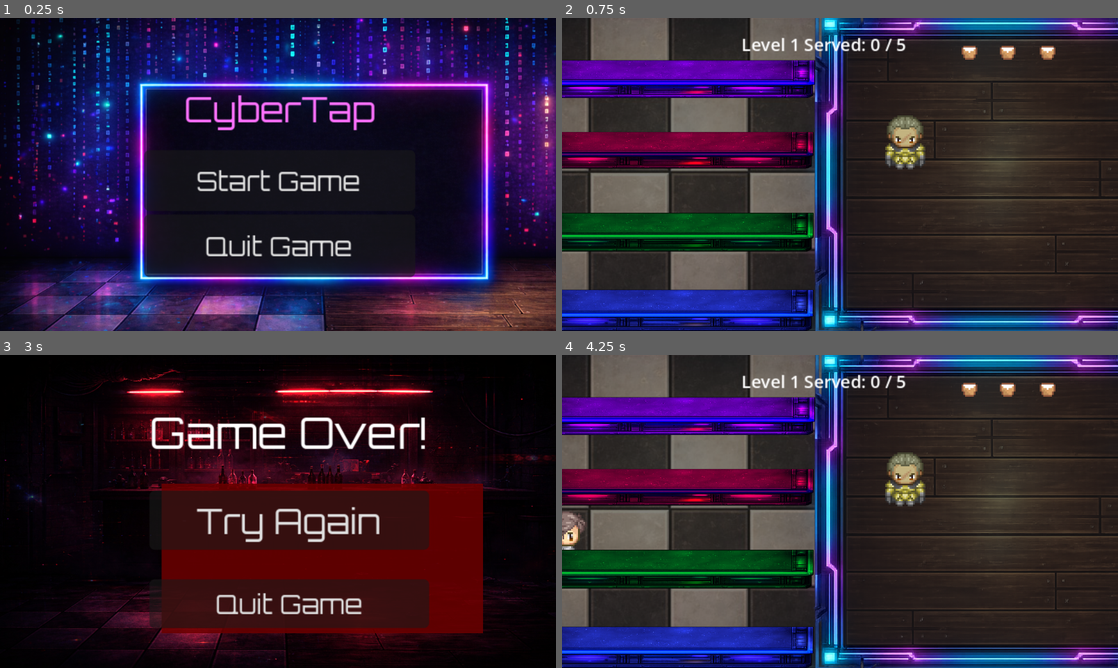
Above: before the commit, frames 1-4 (two rows, left to right).
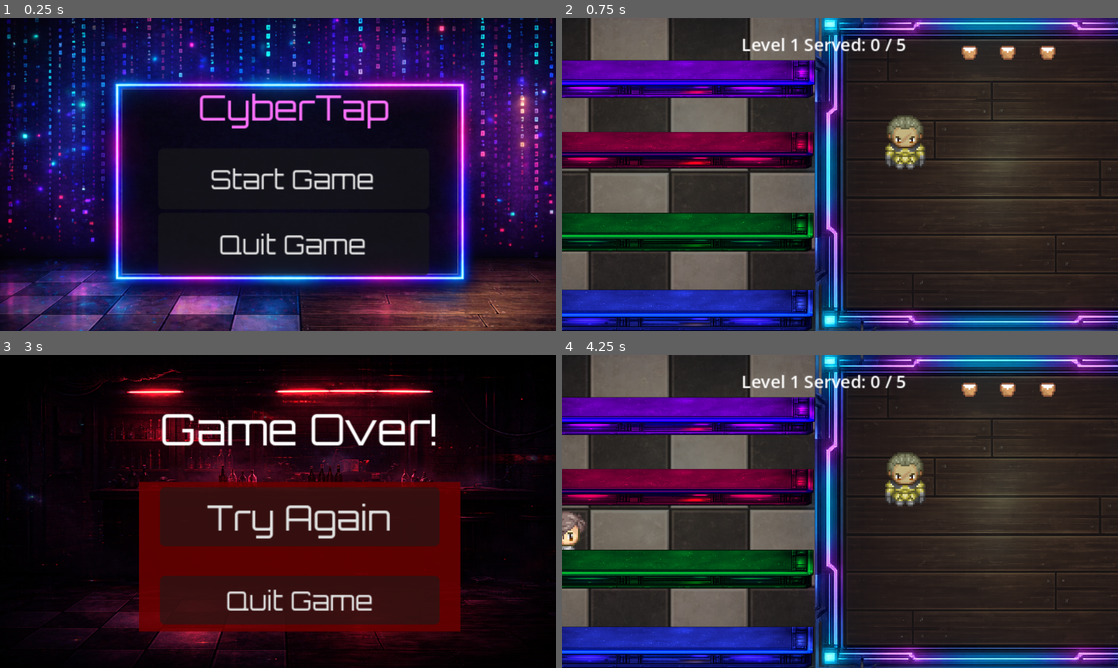
Above: after the commit, the same moments.

Repository: CCV-JamesNye/Game-Programming
Game: Godot game, scene res://Scenes/main_menu.tscn
The game is run twice, just before and just after one commit, with the same random seed, the same clock (stepped at 60 frames per second) and the same inputs.
Inputs:
- Up to frame 1 (0.25 s): no input
- Up to frame 2 (0.75 s): click "Start Game" at 0.5 s
- Up to frame 3 (3 s): hold D (right) 1.28-2.03 s; hold E (serve) 1.28-2.03 s; hold S (down) 2.03-2.78 s; tap E (serve) at 2.1 s; hold D (right) from 2.78 s (still down); hold E (serve) from 2.78 s (still down)
- Up to frame 4 (4.25 s): release D (right) at 3.5 s; release E (serve) at 3.5 s; click "Try Again" at 3.5 s

The runs differ from the first frame. In frame 1, 39% of the frame differs, in the area x 0-100%, y 0-100%; in frame 2, nothing differs; in frame 3, 13%; in frame 4, nothing differs.

Commit message:
revert change
attempting to fix scaling issues with pause menus for each level as an ongoing thing

-made a change where the player couldn't serve until the customer reached the stop point. this has since been REVERTED. it did not provide the appropriate player experience. it was too easy to break glasses and lose lives.
- the path itself will have to be adjusted and serving logic will have to be changed for this to be accomplished.

Diff:
--- a/cyber-tap/Scenes/CyberTap_level_1.tscn
+++ b/cyber-tap/Scenes/CyberTap_level_1.tscn
@@ -572,7 +572,6 @@
 
 [node name="PauseMenu" type="CanvasLayer" parent="." unique_id=1458031228]
 process_mode = 2
-visible = false
 
 [node name="ColorRect" type="ColorRect" parent="PauseMenu" unique_id=723078137]
 offset_left = 7.0
@@ -586,7 +585,8 @@
 anchors_preset = 15
 anchor_right = 1.0
 anchor_bottom = 1.0
-offset_right = 36.0
+offset_top = -2.0
+offset_right = 31.0
 grow_horizontal = 2
 grow_vertical = 2
 
--- a/cyber-tap/Scenes/game_over.tscn
+++ b/cyber-tap/Scenes/game_over.tscn
@@ -29,10 +29,10 @@
 
 [node name="ColorRect" type="ColorRect" parent="." unique_id=1187098516]
 layout_mode = 0
-offset_left = 93.0
-offset_top = 74.0
-offset_right = 278.0
-offset_bottom = 160.0
+offset_left = 80.0
+offset_top = 73.0
+offset_right = 265.0
+offset_bottom = 159.0
 color = Color(0.41568628, 0, 0, 0.8745098)
 
 [node name="VBoxContainer" type="VBoxContainer" parent="." unique_id=2117317432]
@@ -40,9 +40,9 @@
 anchors_preset = 15
 anchor_right = 1.0
 anchor_bottom = 1.0
-offset_left = 106.0
-offset_top = 29.0
-offset_right = -93.0
+offset_left = 92.0
+offset_top = 26.0
+offset_right = -67.0
 offset_bottom = -25.0
 grow_horizontal = 2
 grow_vertical = 2
--- a/cyber-tap/Scenes/main_menu.tscn
+++ b/cyber-tap/Scenes/main_menu.tscn
@@ -15,8 +15,9 @@
 
 [node name="TextureRect" type="TextureRect" parent="." unique_id=1740925767]
 layout_mode = 0
+offset_left = -14.0
 offset_top = -17.0
-offset_right = 361.0
+offset_right = 347.0
 offset_bottom = 207.0
 texture = ExtResource("1_28flt")
 expand_mode = 1
@@ -26,10 +27,10 @@
 anchors_preset = 15
 anchor_right = 1.0
 anchor_bottom = 1.0
-offset_left = 83.0
-offset_top = 39.0
-offset_right = -81.0
-offset_bottom = -31.0
+offset_left = 91.0
+offset_top = 38.0
+offset_right = -73.0
+offset_bottom = -32.0
 grow_horizontal = 2
 grow_vertical = 2
 
--- a/cyber-tap/Scenes/player/bartender_(player).gd
+++ b/cyber-tap/Scenes/player/bartender_(player).gd
@@ -13,6 +13,7 @@
 
 var current_lane = null
 var lanes = []
+
 
 func _ready():
 	lanes = [
@@ -62,17 +63,21 @@
 		if current_lane == null:
 			glass_bottle_break.play()
 			glass_broke.emit()
-		elif current_lane.get_front_customer() == null:
-			glass_bottle_break.play()
-			glass_broke.emit()
 		else:
-			glass_clink_1.play()
-			print("Serving drink in lane:", current_lane)
-			launch_drink()
+			var front_customer = current_lane.get_front_customer()
 
-			served_text.visible = true
-			await get_tree().create_timer(0.5).timeout
-			served_text.visible = false
+			if front_customer == null:
+				glass_bottle_break.play()
+				glass_broke.emit()
+			else:
+				glass_clink_1.play()
+				print("Serving drink in lane:", current_lane)
+				launch_drink()
+
+				served_text.visible = true
+				await get_tree().create_timer(0.5).timeout
+				served_text.visible = false
+
 
 #func _input(event):
 #	if event.is_action_pressed("serve"):
--- a/cyber-tap/Scenes/victory.tscn
+++ b/cyber-tap/Scenes/victory.tscn
@@ -22,7 +22,7 @@
 
 [node name="Sprite2D" type="Sprite2D" parent="." unique_id=1496728395]
 texture_filter = 1
-position = Vector2(180.99998, 88.499985)
+position = Vector2(161, 88)
 scale = Vector2(0.49999997, 0.37708333)
 texture = ExtResource("2_o3goa")
 
